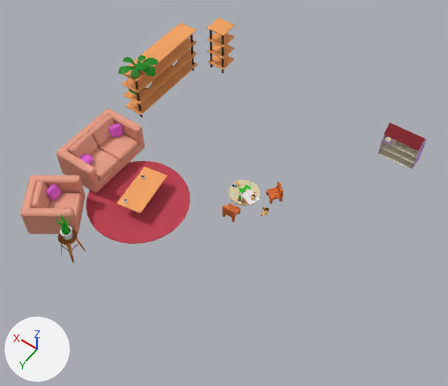
One commit to the Blender file resources/blender/decor.blend: the scene before it, then after it.
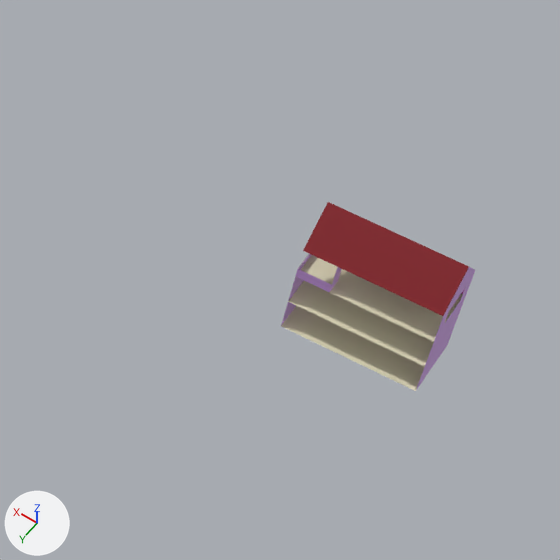
The first picture shows the older version from a camera (50 mm lens) standing at (-254.0, 395.0, 598.0) and looking at (13.0, 20.0, 9.0). The close-ups show both versions on the part from 69% to 100% of the width and 19% to 55% of the height of that picture; other places that the commit changed are outside them. Arrows for +X, +Y and +Z are at lower left; the lights stay in place.

Before the edit, the objects in view are built like this:
```python
me_plane_005 = bpy.data.meshes.new('Plane.005')
me_plane_005.from_pydata(...)  # 53 vertices, 26 faces; spans x -1.0..1.0, y -2.0..2.0, z 0.0..4.0
# faces by material slot: [9, 4, 12, 1]
me_plane_005.materials.append(mat_rooftoy)  # red #840014
me_plane_005.materials.append(mat_innerwallstoy)  # beige #e7e1c1
me_plane_005.materials.append(mat_outerwallstoy)  # purple #cfa0e7
me_plane_005.materials.append(mat_pink)  # pink #e762dd
ob_doll_house = bpy.data.objects.new('Doll House', me_plane_005)
ob_doll_house.location = (-125.8, -181.8, -18.5)
ob_doll_house.rotation_euler = (0.0, 0.0, 1.571)  # degrees (0, 0, 90)
ob_doll_house.scale = (12.1, 12.1, 12.1)
```
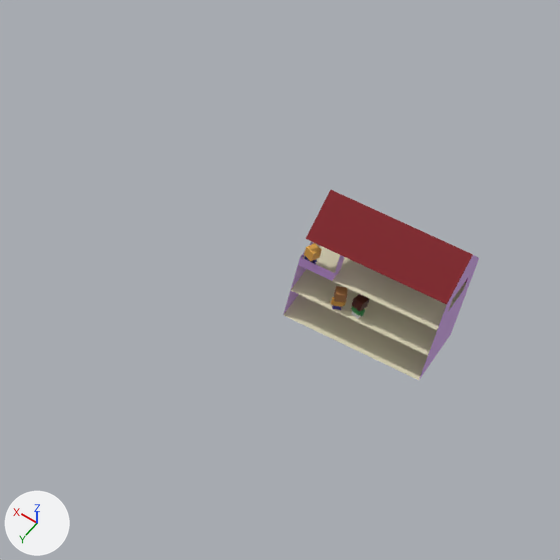
Where the change shows, as pixel boxes [x1, y1, x2, y2] in the close-ups (560 x 560 px):
'Doll House', moved: before [281, 202, 475, 391]; after [283, 190, 479, 380]
'Toy Cube.007', added: after [351, 294, 370, 319]
    faces in mat_material_007 (dark red #470c00): [352, 294, 370, 312]
'Toy Cube.006', added: after [331, 286, 347, 310]
    faces in mat_flower_pot (brown #ad7647): [334, 286, 347, 303]
'Toy Cube.008', added: after [304, 243, 322, 264]
    faces in mat_feet_material (orange #e7ac4d): [304, 243, 322, 261]

What the commit changed:
Mesh me_cube_025 is new.
It has 120 vertices, 60 faces and spans x -2.0..2.0, y -2.5..2.5, z -1.0..8.0.
Faces by material slot: [12, 36, 12].
It uses material mat_blue (blue #331d88).
It uses material mat_blue (blue #331d88).
It uses material mat_feet_material (orange #e7ac4d).
Mesh me_cube_024 is new.
It has 120 vertices, 60 faces and spans x -2.0..2.0, y -2.5..2.5, z -1.0..8.0.
Faces by material slot: [12, 36, 12].
It uses material mat_material_001 (its picture is missing).
It uses material mat_green (green #3a9650).
It uses material mat_material_007 (dark red #470c00).
Mesh me_cube_023 is new.
It has 120 vertices, 60 faces and spans x -2.0..2.0, y -2.5..2.5, z -1.0..8.0.
Faces by material slot: [12, 36, 12].
It uses material mat_blue (blue #331d88).
It uses material mat_body_material (orange #e7ac4d).
It uses material mat_flower_pot (brown #ad7647).
Object 'Doll House' (ob_doll_house) moves from (-125.8, -181.8, -18.5) to (-125.8, -180.7, -12.0).
Object 'Toy Cube.008' (ob_toy_cube_008) is new; it shows me_cube_025.
Its location is (-104.6, -170.3, 13.2).
Its rotation in degrees is (0, 0, 66).
Its scale is (0.88, 0.88, 0.88).
Object 'Toy Cube.007' (ob_toy_cube_007) is new; it shows me_cube_024.
Its location is (-123.9, -170.9, 1.3).
Its rotation in degrees is (0, 0, 74).
Its scale is (0.88, 0.88, 0.88).
Object 'Toy Cube.006' (ob_toy_cube_006) is new; it shows me_cube_023.
Its location is (-117.2, -170.3, 1.3).
Its rotation in degrees is (0, 0, 114).
Its scale is (0.88, 0.88, 0.88).
